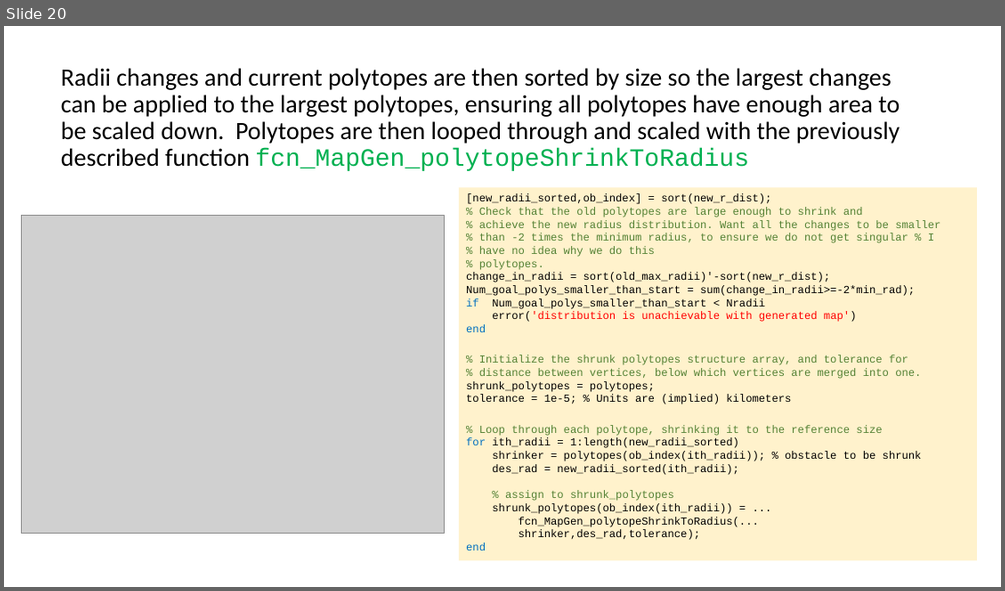
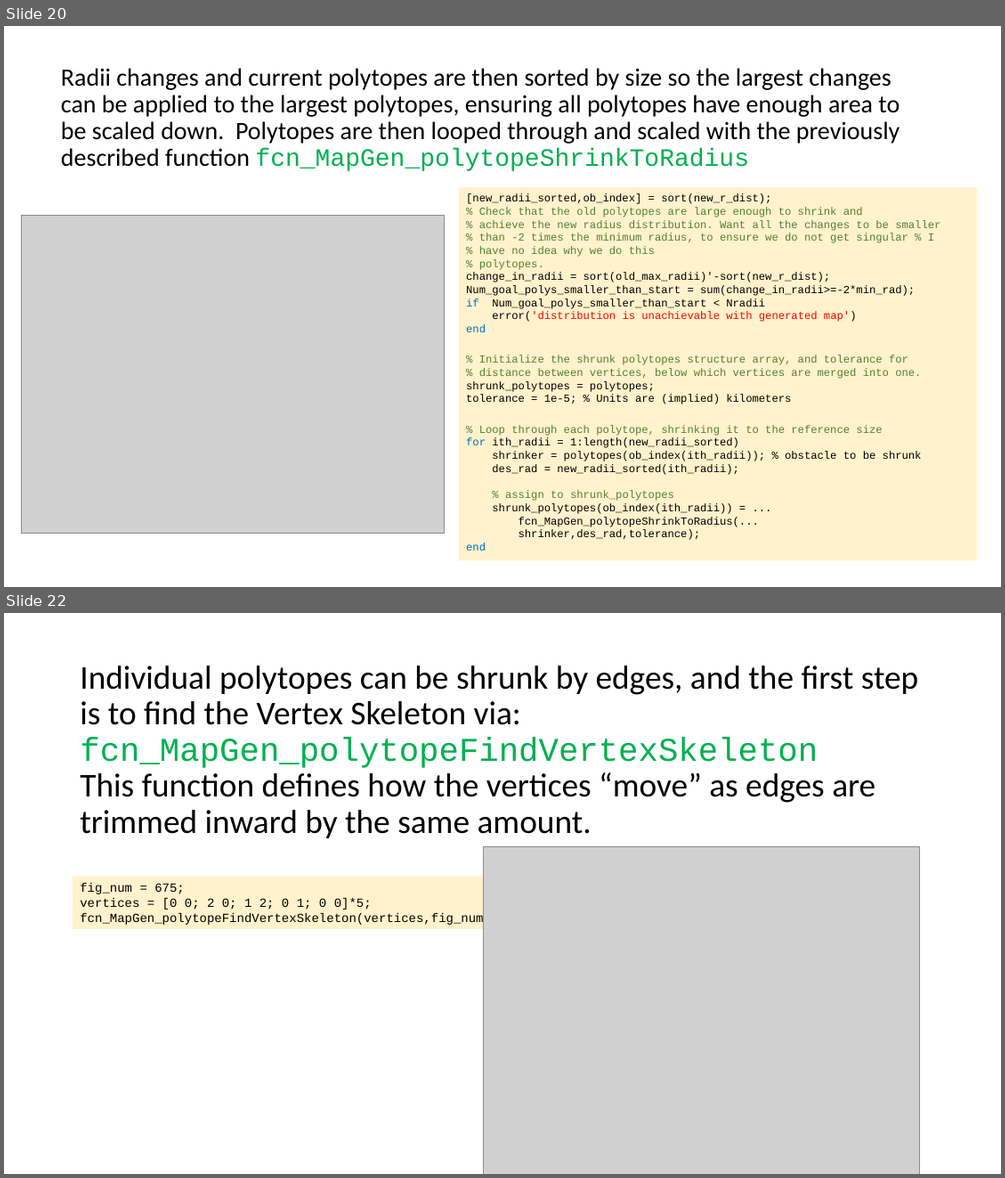
Before and after one commit to ivsg-psu/PathPlanning_MapTools_MapGenClassLibrary, a slide deck: Documents/MapGenClassLibrary.pptx. Shown one above the other, each under a label of ours: slide 20 before the commit, slides 20 and 22 after it; the slides between them are not shown. The pictures are 1005x591 and 1005x1178 pixels, drawn with LibreOffice and Linux fonts; fonts in the diff are those of the drawing; grey boxes stand for pictures. Boxes give left, top, right and bottom in pixels: in the first picture for what was removed or moved away, otherwise in the second. Text is boxed around its words. In the diff, an @@ line names an element or a change of style, - is before the commit and + after.

Commit message:
FIX: found and fixed several bugs in the edge shrinking, and updated the documentation for the changes. Bugs were in area calculation of CentroidAndArea, and several other functions related to shrinking from edges.

```diff
--- a/Documents/MapGenClassLibrary.pptx
+++ b/Documents/MapGenClassLibrary.pptx
@@ slide 22 added at box(4, 613, 1001, 1174), background #FFFFFF @@
@@ title added at box(80, 666, 919, 838), 32 pt, text #000000 @@
+Individual polytopes can be shrunk by edges, and the first step is to find the Vertex Skeleton via:
+fcn_MapGen_polytopeFindVertexSkeleton
+This function defines how the vertices “move” as edges are trimmed inward by the same amount.
@@ picture added at box(484, 846, 919, 1174) @@
@@ rectangle added at box(73, 876, 610, 929), fill #FFF2CC, 12 pt, text #000000 @@
+fig_num = 675;
+vertices = [0 0; 2 0; 1 2; 0 1; 0 0]*5;
+fcn_MapGen_polytopeFindVertexSkeleton(vertices,fig_num);
```
Also in this commit, not shown: 15 other slides added, 6 other files.
